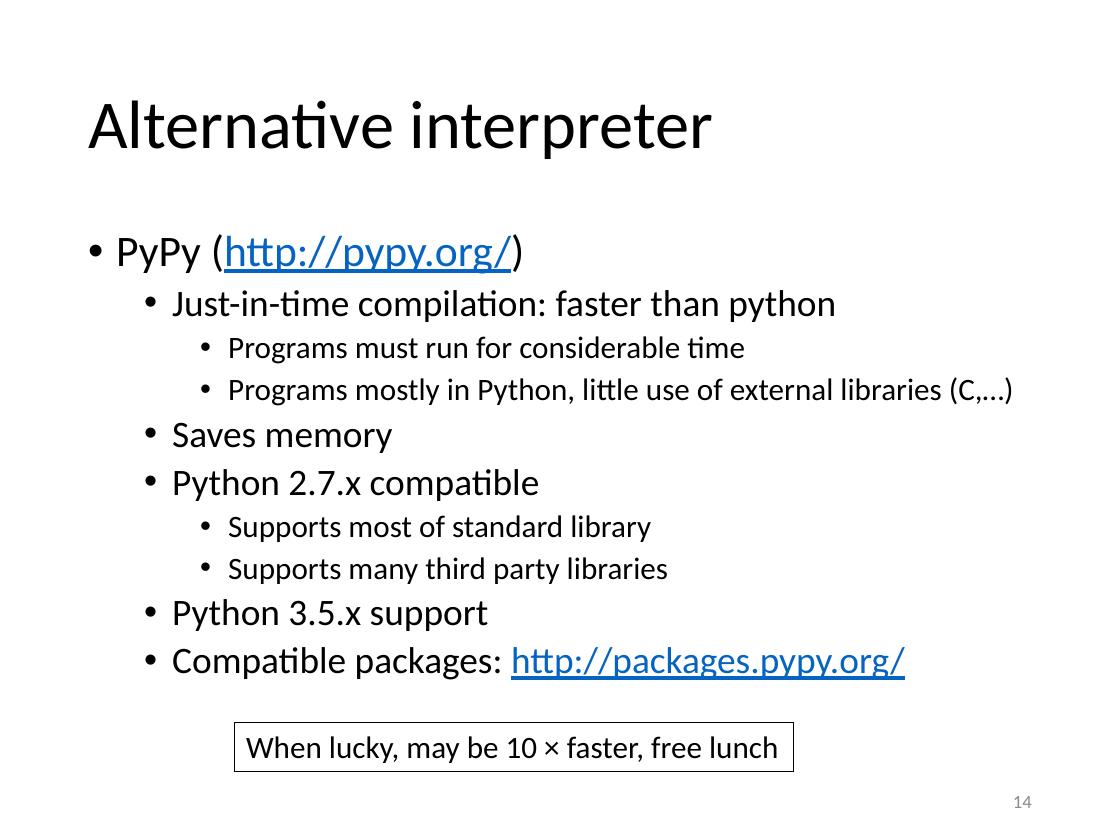
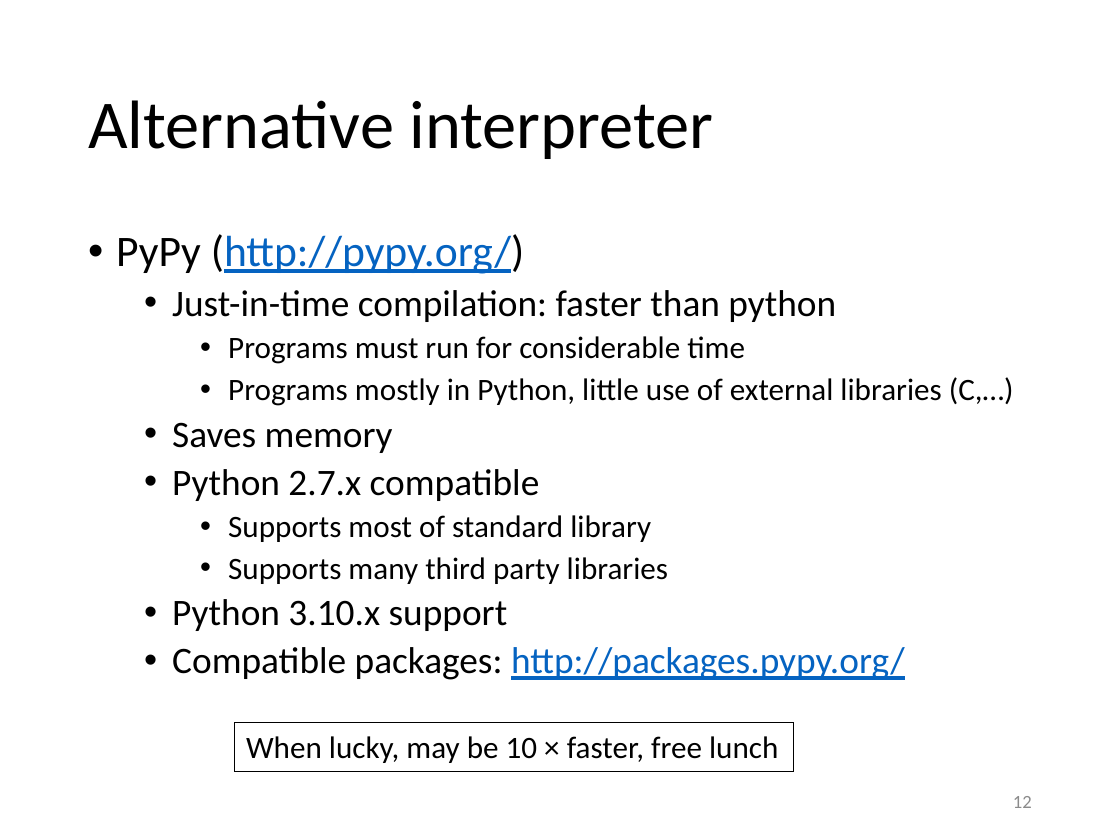
Before and after one commit to gjbex/Python-for-HPC, a slide deck: slide 12 of python_for_hpc.pptx (slide 14 before the commit). Drawn at 1120x840 pixels with LibreOffice and Linux fonts; fonts in the diff are those of the drawing. Boxes give left, top, right and bottom in pixels: in the first picture for what was removed or moved away, otherwise in the second. Text is boxed around its words. In the diff, an @@ line names an element or a change of style, - is before the commit and + after.

```diff
--- a/python_for_hpc.pptx
+++ b/python_for_hpc.pptx
@@ text at <box>172,599,508,631</box>: text changed @@
-  • Python 3.5.x support
+  • Python 3.10.x support
@@ page number at <box>1013,796,1032,808</box>: text changed @@
-14
+12
```
Also in this commit, not shown: 2 other slides changed.
